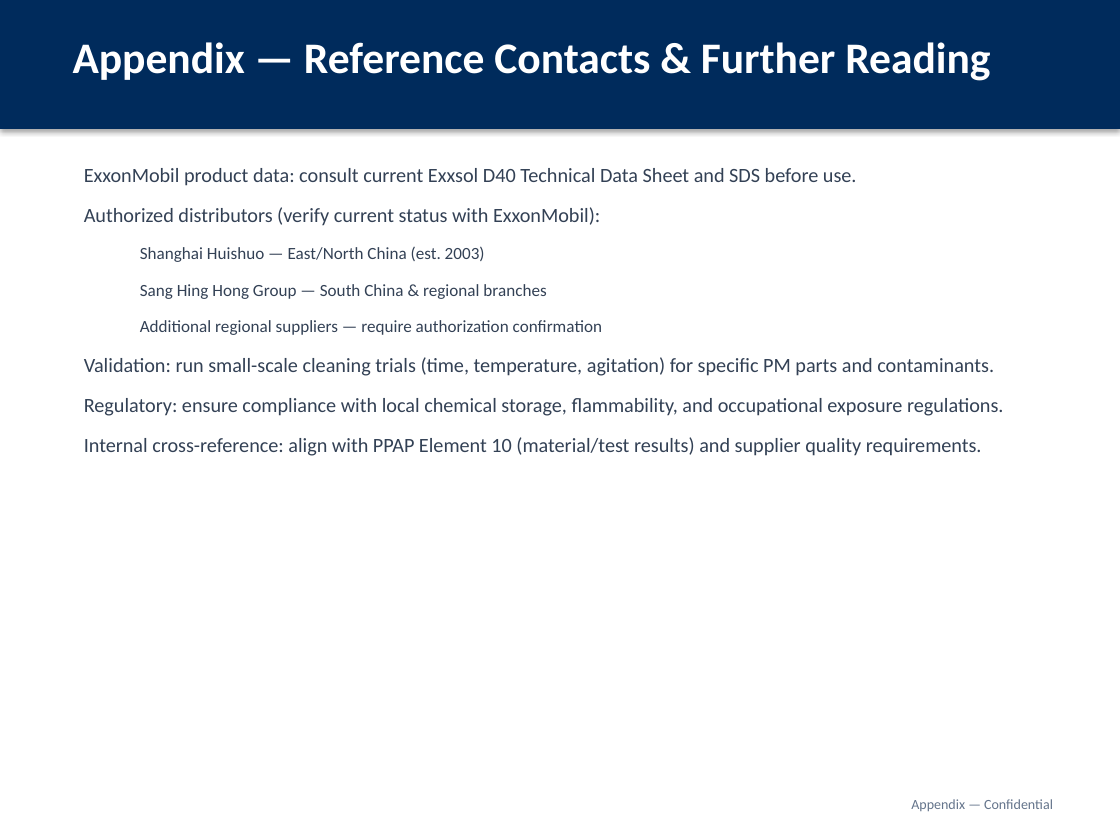
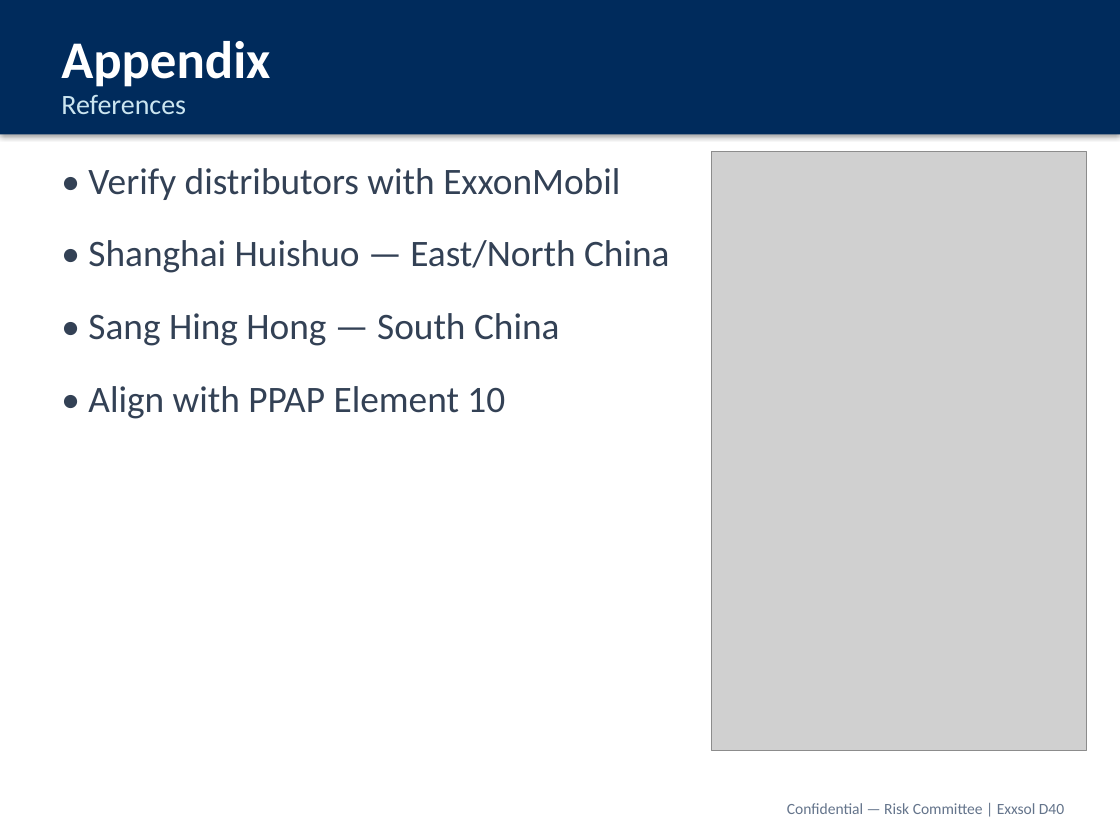
Before and after one commit to rockyforever8-sys/Machine-Learning-Project, a slide deck: slide 18 of presentations/Exxsol_D40_Supply_Chain_Risk_Committee.pptx. Drawn at 1120x840 pixels with LibreOffice and Linux fonts; fonts in the diff are those of the drawing; grey boxes stand for pictures. Boxes give left, top, right and bottom in pixels: in the first picture for what was removed or moved away, otherwise in the second. Text is boxed around its words. In the diff, an @@ line names an element or a change of style, - is before the commit and + after.

```diff
--- a/presentations/Exxsol_D40_Supply_Chain_Risk_Committee.pptx
+++ b/presentations/Exxsol_D40_Supply_Chain_Risk_Committee.pptx
@@ rectangle: place and size @@
-rectangle at <box>0,0,1120,129</box>
+rectangle at <box>0,0,1120,134</box>
@@ text at <box>61,41,270,87</box>: text changed; size 28 to 34 pt @@
-Appendix — Reference Contacts & Further Reading
+Appendix
@@ text added at <box>61,95,186,114</box>, 18 pt, text #CBE5F0 @@
+References
@@ text at <box>88,168,670,419</box>: text changed; size 13 to 24 pt @@
-ExxonMobil product data: consult current Exxsol D40 Technical Data Sheet and SDS before use.
-Authorized distributors (verify current status with ExxonMobil):
-  Shanghai Huishuo — East/North China (est. 2003)
-  Sang Hing Hong Group — South China & regional branches
-  Additional regional suppliers — require authorization confirmation
-Validation: run small-scale cleaning trials (time, temperature, agitation) for specific PM parts and contaminants.
-Regulatory: ensure compliance with local chemical storage, flammability, and occupational exposure regulations.
-Internal cross-reference: align with PPAP Element 10 (material/test results) and supplier quality requirements.
+• Verify distributors with ExxonMobil
+• Shanghai Huishuo — East/North China
+• Sang Hing Hong — South China
+• Align with PPAP Element 10
@@ picture added at <box>711,151,1086,750</box> @@
@@ text at <box>787,803,1064,814</box>: text changed; size 9 to 10 pt @@
-Appendix — Confidential
+Confidential — Risk Committee | Exxsol D40
```
Also in this commit, not shown: 16 other slides changed, 2 slides added, 2 slides removed, 21 other files.
